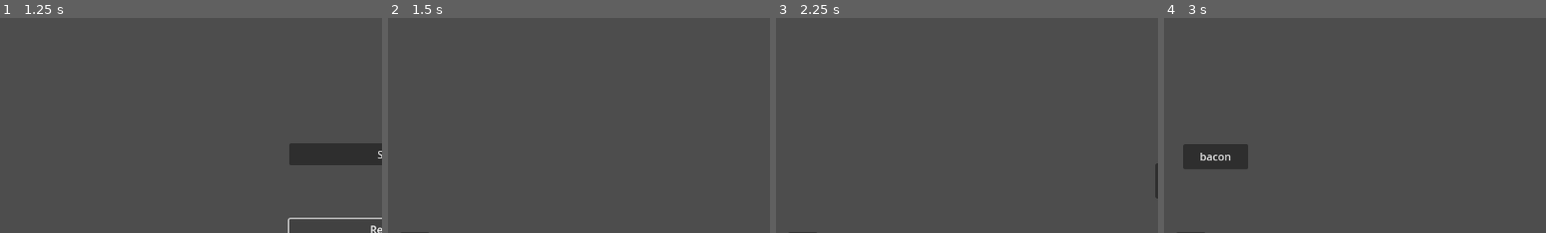
Above: before the commit, frames 1-4 (left to right).
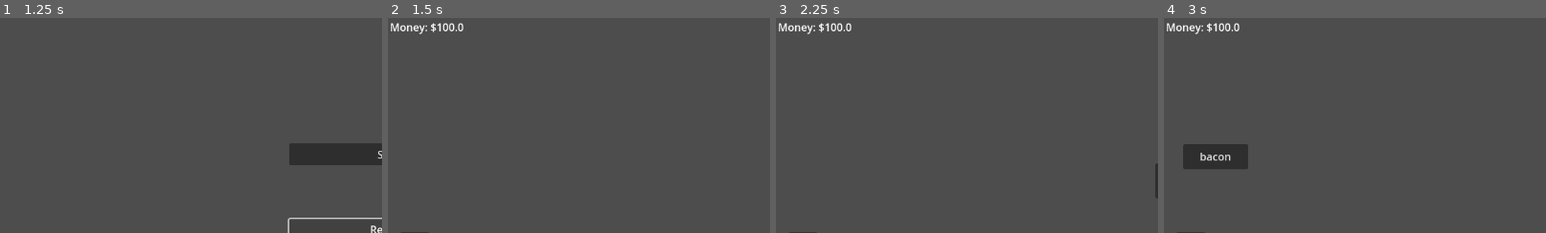
Above: after the commit, the same moments.

Repository: Leone2004/LandLockedLigersGame
Game: Godot game, scene res://Scenes/mainmenu.tscn
The game is run twice, just before and just after one commit, with the same random seed, the same clock (stepped at 60 frames per second) and the same inputs. The engine's default icon, where the game draws it, is replaced by a stand-in: a white triangle on a blue panel in a dark square.
Inputs:
- Up to frame 1 (1.25 s): click "Resume" at 0.5 s
- Up to frame 2 (1.5 s): click "Start" at 1.25 s
- Up to frame 3 (2.25 s): click "Next" at 2 s
- Up to frame 4 (3 s): click "Next" at 2.75 s
The pictures show only the part of the screen within x 0-50%, y 0-50%; the shares and areas given below are measured in that part.

Frame 1 is identical in both runs. In frame 2, 0.4% of the frame differs, in the area x 0-20%, y 2-8%; in frame 3, 0.4%; in frame 4, 0.4%.

Commit message:
made some changes

Diff:
--- a/cookingupsuccessgame/Scenes/GroceryStore.tscn
+++ b/cookingupsuccessgame/Scenes/GroceryStore.tscn
@@ -1,7 +1,6 @@
-[gd_scene load_steps=4 format=3 uid="uid://ytwvoc765rk3"]
+[gd_scene load_steps=3 format=3 uid="uid://ytwvoc765rk3"]
 
 [ext_resource type="Script" uid="uid://brx8kajls5irq" path="res://Scripts/ShoppingStoreButtons.gd" id="1_6pps0"]
-[ext_resource type="Texture2D" uid="uid://5mgc7ux7nk1g" path="res://Art/icon.svg" id="2_pk8ln"]
 [ext_resource type="PackedScene" uid="uid://dvhspowe5pn6t" path="res://Scenes/shopping_list.tscn" id="3_d07kg"]
 
 [node name="ShoppingScene" type="Node2D"]
@@ -50,10 +49,13 @@
 "
 
 [node name="Money" type="Label" parent="Control/CanvasLayer"]
-offset_left = 5.0
-offset_top = -322.0
-offset_right = 45.0
-offset_bottom = -299.0
+anchors_preset = -1
+anchor_left = -0.00347222
+anchor_top = -0.00617284
+offset_left = 7.0
+offset_top = 6.0
+offset_right = 81.0
+offset_bottom = 29.0
 metadata/_edit_use_anchors_ = true
 
 [node name="pepperoni" type="Button" parent="Control"]
@@ -188,11 +190,6 @@
 metadata/_edit_use_anchors_ = true
 
 [node name="Camera2D" type="Camera2D" parent="."]
-
-[node name="Icon3" type="Sprite2D" parent="."]
-texture_filter = 1
-position = Vector2(-1245, -105)
-texture = ExtResource("2_pk8ln")
 
 [node name="ShoppingListScene" parent="." instance=ExtResource("3_d07kg")]
 
--- /dev/null
+++ b/cookingupsuccessgame/Scenes/PauseMenu.tscn
@@ -0,0 +1,31 @@
+[gd_scene load_steps=2 format=3 uid="uid://ccsf72yfe3t37"]
+
+[ext_resource type="Script" uid="uid://dx2w35fdkjmx6" path="res://Scripts/PauseMenu.gd" id="1"]
+
+[node name="PauseMenu" type="Control"]
+layout_mode = 3
+anchor_left = 0.25
+anchor_top = 0.25
+anchor_right = 0.75
+anchor_bottom = 0.75
+script = ExtResource("1")
+
+[node name="VBoxContainer" type="VBoxContainer" parent="."]
+layout_mode = 0
+anchor_left = 0.1
+anchor_top = 0.1
+anchor_right = 0.9
+anchor_bottom = 0.9
+alignment = 1
+
+[node name="ResumeButton" type="Button" parent="VBoxContainer"]
+layout_mode = 2
+text = "Resume"
+
+[node name="SaveButton" type="Button" parent="VBoxContainer"]
+layout_mode = 2
+text = "Save"
+
+[node name="QuitButton" type="Button" parent="VBoxContainer"]
+layout_mode = 2
+text = "Quit"
--- a/cookingupsuccessgame/Scenes/mainmenu.tscn
+++ b/cookingupsuccessgame/Scenes/mainmenu.tscn
@@ -48,6 +48,38 @@
 
 [node name="Camera2D" type="Camera2D" parent="."]
 
+[node name="PauseMenu" type="Control" parent="."]
+visible = false
+anchors_preset = 0
+anchor_left = 0.25
+anchor_top = 0.25
+anchor_right = 0.75
+anchor_bottom = 0.75
+
+[node name="ResumeButton" type="Button" parent="PauseMenu"]
+layout_mode = 0
+anchor_left = 0.1
+anchor_top = 0.1
+anchor_right = 0.9
+anchor_bottom = 0.25
+text = "Resume"
+
+[node name="SaveButton" type="Button" parent="PauseMenu"]
+layout_mode = 0
+anchor_left = 0.1
+anchor_top = 0.4
+anchor_right = 0.9
+anchor_bottom = 0.55
+text = "Save"
+
+[node name="QuitButton" type="Button" parent="PauseMenu"]
+layout_mode = 0
+anchor_left = 0.1
+anchor_top = 0.7
+anchor_right = 0.9
+anchor_bottom = 0.85
+text = "Quit"
+
 [connection signal="pressed" from="StartButton" to="." method="_on_start_button_pressed"]
 [connection signal="pressed" from="QuitButton" to="." method="_on_quit_button_pressed"]
 [connection signal="pressed" from="ResumeButton" to="." method="_on_resume_button_pressed"]
--- a/cookingupsuccessgame/Scripts/ShoppingStoreButtons.gd
+++ b/cookingupsuccessgame/Scripts/ShoppingStoreButtons.gd
@@ -1,13 +1,12 @@
 extends Control
 
-@onready var BackButton : Button = $Back
-@onready var NextButton : Button = $Next
-@onready var FinishedButton : Button = $Finished
-@onready var ShoppingButton : Button = $ShoppingList
+@onready var BackButton : Button = $CanvasLayer/Back
+@onready var NextButton : Button = $CanvasLayer/Next
+@onready var FinishedButton : Button = $CanvasLayer/Finished
+@onready var ShoppingButton : Button = $CanvasLayer/ShoppingList
 @onready var camera : Camera2D = $"../Camera2D"
 @onready var money : Label = $CanvasLayer/Money
 @onready var shopping_list = $"../ShoppingListScene".get_node("ShoppingList")
-
 
 var aisle_index: int = 0  # keeps track of which aisle we're on
 
@@ -46,7 +45,6 @@
 	shopping_list.visible = !shopping_list.visible
 	$"../ShoppingListScene".update_shopping_list() # keep up to date
 
-
 func _on_food_pressed(item: int, price: float) -> void:
 	if Global.money >= price: # checks to see if the player has enough money
 		Global.ingredients[item] += 1  # increments the proper item by 1
--- a/cookingupsuccessgame/Scripts/global.gd
+++ b/cookingupsuccessgame/Scripts/global.gd
@@ -9,3 +9,35 @@
 
 # Shopping List Global
 var shopping_list = Array() # shopping_list[i][0] is item, while shopping_list[i][1] is the ammount of the item
+
+func save_game():
+	var save_data = {
+		"day": day,
+		"money": money,
+		"ingredients": ingredients,
+		"shopping_list": shopping_list
+	}
+	var file = FileAccess.open("user://savegame.save", FileAccess.WRITE)
+	file.store_string(JSON.stringify(save_data))
+	file.close()
+	print("Game saved!")
+
+func load_game():
+	if FileAccess.file_exists("user://savegame.save"):
+		var file = FileAccess.open("user://savegame.save", FileAccess.READ)
+		var data = file.get_as_text()
+		file.close()
+		var save_data = JSON.parse_string(data)
+		if typeof(save_data) == TYPE_DICTIONARY:
+			day = save_data.get("day", 1)
+			money = save_data.get("money", 100.0)
+			ingredients = save_data.get("ingredients", [0,0,0,0,0,0,0,0,0,0,0,0,0])
+			shopping_list = save_data.get("shopping_list", [])
+			print("Game loaded!")
+		else:
+			print("Save file corrupted or invalid.")
+	else:
+		print("No save file found.")
+
+func _ready():
+	load_game()
--- a/cookingupsuccessgame/Scripts/mainmenu.gd
+++ b/cookingupsuccessgame/Scripts/mainmenu.gd
@@ -7,4 +7,21 @@
 	get_tree().quit()
 
 func _on_resume_button_pressed() -> void:
-	pass # Replace with function body.
+	get_tree().paused = false
+	$PauseMenu.visible = false
+
+func _on_save_button_pressed() -> void:
+	Global.save_game()
+
+func _on_pause_quit_button_pressed() -> void:
+	get_tree().paused = false
+	get_tree().change_scene_to_file("res://Scenes/mainmenu.tscn")
+
+func show_pause_menu():
+	get_tree().paused = true
+	$PauseMenu.visible = true
+
+func _ready() -> void:
+	$PauseMenu/ResumeButton.pressed.connect(_on_resume_button_pressed)
+	$PauseMenu/SaveButton.pressed.connect(_on_save_button_pressed)
+	$PauseMenu/QuitButton.pressed.connect(_on_pause_quit_button_pressed)
--- a/cookingupsuccessgame/Scripts/pizza.gd
+++ b/cookingupsuccessgame/Scripts/pizza.gd
@@ -29,18 +29,12 @@
 # Nodes
 @onready var sprite: Sprite2D = $Pizza/Icon
 @onready var bake_timer: Timer = $Baker_timer
-@onready var progress_bar: ProgressBar = $ProgressBar
 @onready var clock_timer: Node2D = $ClockTimer
 
 func _ready() -> void:
 	# Connect signals using modern syntax
 	input_event.connect(_on_input_event)
 	bake_timer.timeout.connect(_on_bake_complete)
-
-	# Initialize progress bar
-	if progress_bar:
-		progress_bar.max_value = max_bake_time
-		progress_bar.visible = false
 
 func _input(event: InputEvent) -> void:
 	if event is InputEventMouseButton:
@@ -89,9 +83,6 @@
 	# Update baking progress
 	if is_baking:
 		bake_time += delta
-		if progress_bar:
-			progress_bar.value = bake_time
-			progress_bar.visible = true
 		if clock_timer:
 			clock_timer.visible = true
 			clock_timer.set("progress", bake_time / max_bake_time)
@@ -147,8 +138,6 @@
 
 	is_baking = false
 	bake_timer.stop()
-	if progress_bar:
-		progress_bar.visible = false
 	if clock_timer:
 		clock_timer.visible = false
 	print("Pizza stopped baking!")
@@ -162,10 +151,6 @@
 
 	baked = true
 	is_baking = false
-	if progress_bar:
-		progress_bar.visible = false
-	if clock_timer:
-		clock_timer.visible = false
 	# Increase value for fully baked pizza
 	pizza_value *= 1.5
 	print("Pizza is fully baked! Final value: $", pizza_value)
@@ -181,8 +166,6 @@
 
 	if bake_timer:
 		bake_timer.stop()
-	if progress_bar:
-		progress_bar.visible = false
 	if clock_timer:
 		clock_timer.visible = false
 	self.show()
Not shown, added: cookingupsuccessgame/Scripts/PauseMenu.gd.uid
